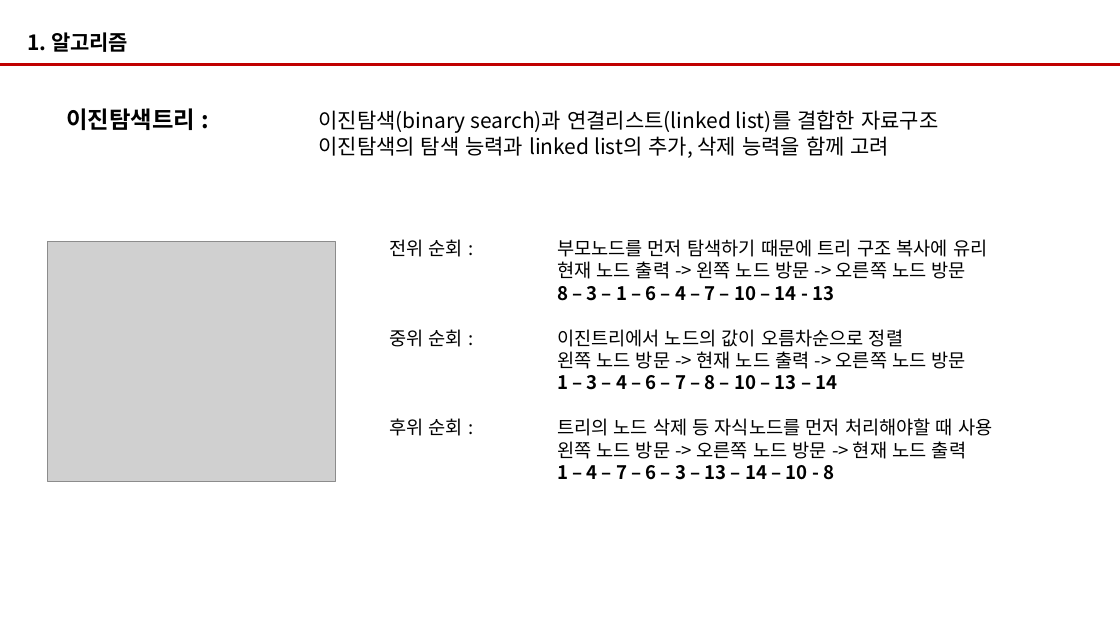
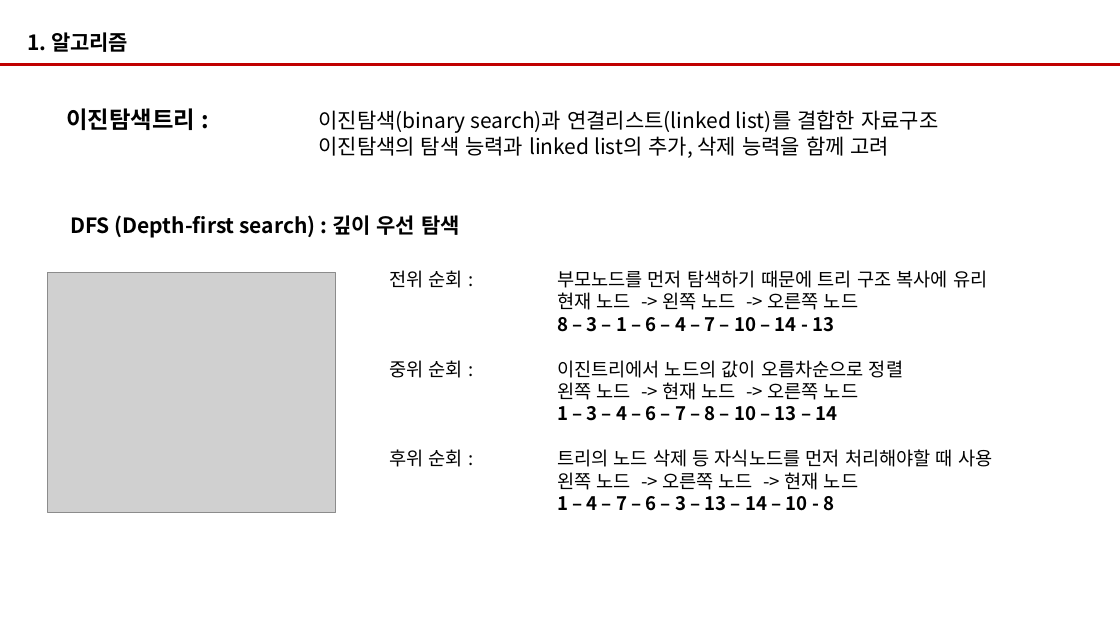
Before and after one commit to lectureazi/algorithm, a slide deck: slide 27 of 알고리즘수업자료.pptx (slide 25 before the commit). Drawn at 1120x630 pixels with LibreOffice and Linux fonts; fonts in the diff are those of the drawing; grey boxes stand for pictures. Boxes give left, top, right and bottom in pixels: in the first picture for what was removed or moved away, otherwise in the second. Text is boxed around its words. In the diff, an @@ line names an element or a change of style, - is before the commit and + after.

```diff
--- a/알고리즘수업자료.pptx
+++ b/알고리즘수업자료.pptx
@@ text added at [70,215,460,238], 18 pt, text #000000, bold @@
+DFS (Depth-first search) : 깊이 우선 탐색
@@ text "전위 순회 : 부모노드를 먼저 ...": place and size @@
-text "전위 순회 : 부모노드를 먼저 ..." at [389,239,992,480]
+text "전위 순회 : 부모노드를 먼저 ..." at [389,270,992,511]
@@ picture: place and size @@
-picture at [48,242,336,481]
+picture at [48,273,336,513]
@@ text at [557,292,858,310]: text changed @@
-현재 노드 출력 -> 왼쪽 노드 방문 -> 오른쪽 노드 방문
+현재 노드 -> 왼쪽 노드 -> 오른쪽 노드
@@ text at [557,382,858,400]: text changed @@
-왼쪽 노드 방문 -> 현재 노드 출력 -> 오른쪽 노드 방문
+왼쪽 노드 -> 현재 노드 -> 오른쪽 노드
@@ text at [557,472,858,490]: text changed @@
-왼쪽 노드 방문 -> 오른쪽 노드 방문 -> 현재 노드 출력
+왼쪽 노드 -> 오른쪽 노드 -> 현재 노드
```
Also in this commit, not shown: 4 other slides changed, 3 slides added, 1 slide removed, 27 other files.
